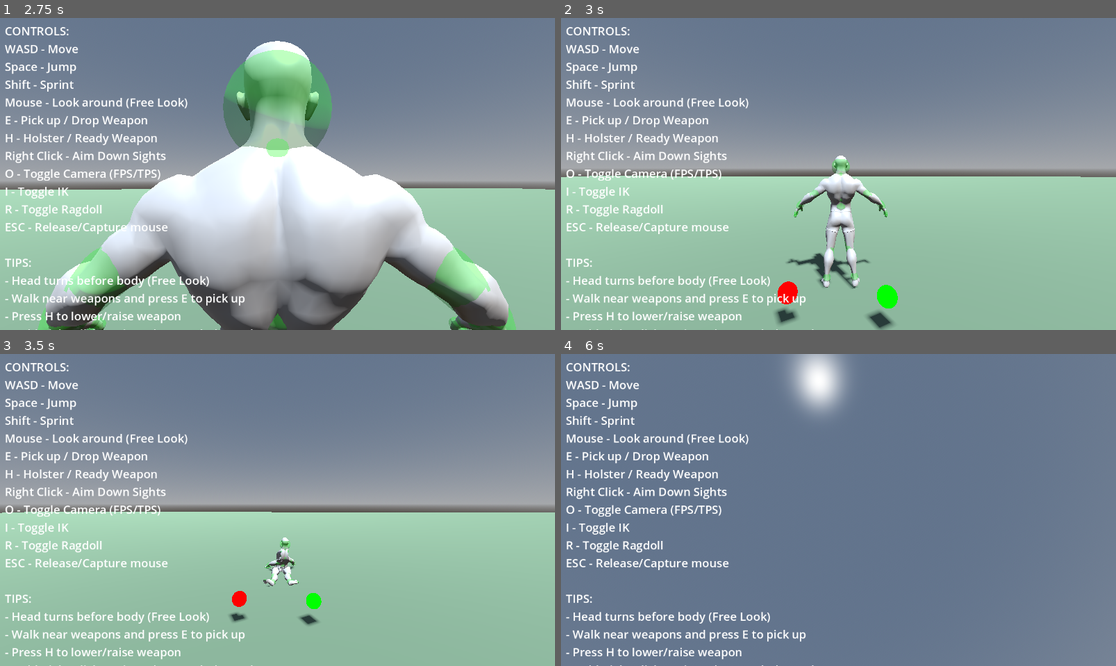
Above: before the commit, frames 1-4 (two rows, left to right).
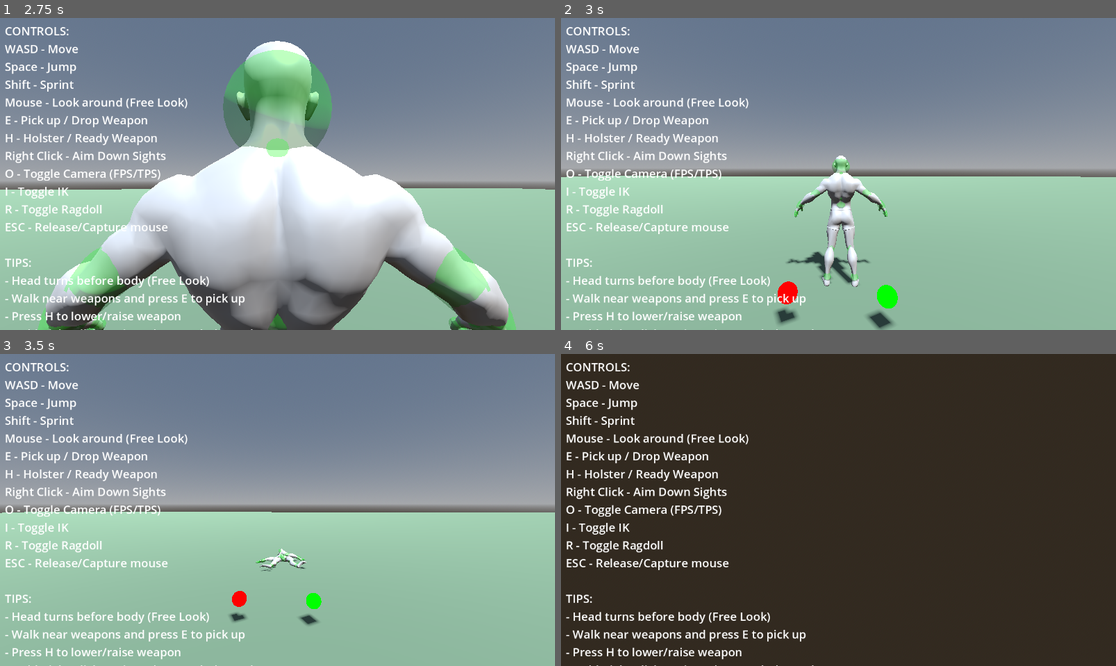
Above: after the commit, the same moments.

Repository: lmf-git/fpsikanimragdoll
Game: Godot game, scene res://world.tscn
The game is run twice, just before and just after one commit, with the same random seed, the same clock (stepped at 60 frames per second) and the same inputs.
Inputs (mouse positions are in pixels of both pictures, inside the frame that each line leads up to):
- Up to frame 1 (2.75 s): tap Enter at 0.5 s; move the mouse to (305, 174) at 0.52 s; hold Shift (sprint) 0.53-1.28 s; hold W (move_forward) from 0.53 s (still down); click (305, 174) at 0.67 s; tap Space (jump) at 0.77, 1.52 s; move the mouse to (249, 174) at 1.27 s; tap O (toggle_camera) at 1.35 s; move the mouse to (288, 167) at 2.02 s; hold I (toggle_ik) from 2.03 s (still down)
- Up to frame 2 (3 s): keep holding W (move_forward); move the mouse to (832, 180) at 2.77 s; release I (toggle_ik) at 2.78 s; tap R (toggle_ragdoll) at 2.85 s; click (832, 180) at 2.92 s
- Up to frame 3 (3.5 s): keep holding W (move_forward); tap Space (jump) at 3.02 s
- Up to frame 4 (6 s): move the mouse to (877, 513) at 3.52 s; tap E at 3.6 s; tap Space (jump) at 3.77, 4.52, 5.75 s; move the mouse to (794, 506) at 4.27 s; tap H at 4.35 s; move the mouse to (844, 510) at 5.02 s; hold Shift (sprint) 5.03-5.78 s; click (844, 510) at 5.17 s; move the mouse to (816, 503) at 5.77 s; release W (move_forward) at 5.78 s; hold D (move_right) from 5.78 s (still down); tap O (toggle_camera) at 5.85 s

Frame 1 is identical in both runs. In frame 2, 0.8% of the frame differs, in the area x 41-59%, y 44-87%; in frame 3, 0.5%; in frame 4, 98%, in the area x 0-100%, y 0-100%.

Commit message:
Overhaul ragdoll physics for realistic natural movement
- Change torso from HINGE to CONE joints for natural twisting
- Increase joint limits to realistic human ranges (45-90° swing)
- Reduce damping from 0.95 to 0.4-0.6 for natural movement
- Lower masses: torso 3kg (was 10kg), head 2.5kg (was 5kg)
- Reduce physics damping: linear 0.3 (was 2.0), angular 0.5 (was 5.0)
- Add slight constraint softness (0.1) for natural feel
- Ragdoll now moves realistically instead of being overly stiff

Diff:
--- a/character_controller.gd
+++ b/character_controller.gd
@@ -506,10 +506,9 @@
 			debug_mesh.owner = physical_bone
 
 		# CRITICAL: Configure joint to connect to parent bone
-		# Use HINGE for single-axis rotation to prevent unwanted multi-axis spinning
-		# HINGE joints: knees, elbows, ankles, wrists, AND torso/spine/neck/head for controlled bending
-		# Don't use NONE - it disconnects bones completely!
-		var use_hinge = bone_suffix in ["Lower_Leg", "L_Lower_Leg", "R_Lower_Leg", "Lower_Arm", "L_Lower_Arm", "R_Lower_Arm", "Foot", "L_Foot", "R_Foot", "Hand", "L_Hand", "R_Hand", "Spine", "Chest", "Upper_Chest", "Neck", "Head"]
+		# Use HINGE only for knees, elbows, ankles, wrists (one-axis joints)
+		# Use CONE for torso/shoulders/hips to allow natural twisting and bending
+		var use_hinge = bone_suffix in ["Lower_Leg", "L_Lower_Leg", "R_Lower_Leg", "Lower_Arm", "L_Lower_Arm", "R_Lower_Arm", "Foot", "L_Foot", "R_Foot", "Hand", "L_Hand", "R_Hand"]
 
 		if use_hinge:
 			physical_bone.joint_type = PhysicalBone3D.JOINT_TYPE_HINGE
@@ -518,168 +517,136 @@
 
 		physical_bone.joint_offset = Transform3D()  # No offset from bone
 
-		# Joint limits - EXTREMELY tight constraints, near-rigid skeleton
-		var swing_limit = deg_to_rad(5)   # Default almost rigid
-		var twist_limit = deg_to_rad(2)   # Almost no twist
-		var damping = 0.95  # Very high damping = very stiff
-		var bias = 0.95     # Very high bias = rigid response
-
-		# Ultra-specific constraints - allow natural bending but prevent excessive movement
-		# Store separate forward/backward limits for torso (for HINGE joints)
-		var forward_limit = swing_limit
-		var backward_limit = swing_limit
-
+		# Joint limits - Realistic human body ranges of motion
+		var swing_limit = deg_to_rad(30)   # Default moderate flexibility
+		var twist_limit = deg_to_rad(20)   # Default twist
+		var damping = 0.5   # Moderate damping for natural movement
+		var bias = 0.5      # Moderate bias
+
+		# Realistic human joint ranges
 		if bone_suffix in ["Hips"]:
-			# Hips/pelvis - very restricted backward, allow some forward bend
-			forward_limit = deg_to_rad(15)   # Can bend forward for natural posing
-			backward_limit = deg_to_rad(5)   # Very limited backward bend to prevent arching
-			swing_limit = forward_limit  # For CONE joints if used
-			twist_limit = deg_to_rad(5)  # Minimal twist
-			damping = 0.98
-			bias = 0.98
+			# Hips/pelvis - allow natural bending and twisting
+			swing_limit = deg_to_rad(45)   # Natural hip flexion/extension
+			twist_limit = deg_to_rad(30)   # Hip rotation
+			damping = 0.6
+			bias = 0.6
 		elif bone_suffix in ["Spine"]:
-			# Lower spine - allow forward flex, restrict backward
-			forward_limit = deg_to_rad(20)   # Can bend forward
-			backward_limit = deg_to_rad(10)  # Limited backward bend
-			swing_limit = forward_limit  # For CONE joints if used
-			twist_limit = deg_to_rad(10)  # Some twist for natural movement
-			damping = 0.95
-			bias = 0.95
+			# Lower spine - flexible for bending
+			swing_limit = deg_to_rad(50)   # Good forward/back range
+			twist_limit = deg_to_rad(40)   # Can twist well
+			damping = 0.5
+			bias = 0.5
 		elif bone_suffix in ["Chest", "Upper_Chest"]:
-			# Upper torso - very restricted backward
-			forward_limit = deg_to_rad(15)  # Can bend forward
-			backward_limit = deg_to_rad(5)  # Very limited backward bend
-			swing_limit = forward_limit  # For CONE joints if used
-			twist_limit = deg_to_rad(8)   # Limited twist
-			damping = 0.96
-			bias = 0.96
+			# Upper torso - moderate flexibility
+			swing_limit = deg_to_rad(40)   # Natural chest bending
+			twist_limit = deg_to_rad(35)   # Torso rotation
+			damping = 0.55
+			bias = 0.55
 		elif bone_suffix in ["Neck"]:
-			# Neck - allow natural head drooping
-			swing_limit = deg_to_rad(25)  # Can bend forward/back/side
-			twist_limit = deg_to_rad(15)  # Some twist
-			damping = 0.92
-			bias = 0.92
+			# Neck - good range of motion
+			swing_limit = deg_to_rad(60)   # Can look up/down/side
+			twist_limit = deg_to_rad(45)   # Can turn head
+			damping = 0.4
+			bias = 0.4
 		elif bone_suffix in ["Head"]:
-			# Head - more freedom for natural resting
-			swing_limit = deg_to_rad(30)  # Can loll naturally
-			twist_limit = deg_to_rad(20)  # Some rotation
-			damping = 0.90
-			bias = 0.90
+			# Head - natural movement
+			swing_limit = deg_to_rad(70)   # Full head movement
+			twist_limit = deg_to_rad(50)   # Head rotation
+			damping = 0.4
+			bias = 0.4
 		elif "Shoulder" in bone_suffix:
-			# Shoulders - very restricted
-			swing_limit = deg_to_rad(5)   # Minimal movement
-			twist_limit = deg_to_rad(2)   # Almost no twist
-			damping = 0.98
-			bias = 0.98
+			# Shoulders - allow natural shoulder movement
+			swing_limit = deg_to_rad(30)   # Shoulder can move
+			twist_limit = deg_to_rad(20)   # Some rotation
+			damping = 0.6
+			bias = 0.6
 		elif bone_suffix in ["Upper_Leg", "L_Upper_Leg", "R_Upper_Leg"]:
-			# Upper legs - allow natural hip movement but keep controlled
-			swing_limit = deg_to_rad(60)   # Can swing forward/back naturally
-			twist_limit = deg_to_rad(20)   # Some twist at hip
-			damping = 0.90
-			bias = 0.90
+			# Upper legs - natural hip movement
+			swing_limit = deg_to_rad(90)   # Can swing forward/back naturally
+			twist_limit = deg_to_rad(45)   # Hip rotation
+			damping = 0.5
+			bias = 0.5
 		elif bone_suffix in ["Lower_Leg", "L_Lower_Leg", "R_Lower_Leg"]:
 			# HINGE: Lower legs (knees) - one direction only
-			# For hinge joints, only swing matters
-			swing_limit = deg_to_rad(120)  # Can bend backward
+			swing_limit = deg_to_rad(130)  # Can bend fully
 			twist_limit = deg_to_rad(0)    # No twist on hinge
-			damping = 0.95
-			bias = 0.95
+			damping = 0.5
+			bias = 0.5
 		elif bone_suffix in ["Foot", "L_Foot", "R_Foot"]:
-			# HINGE: Feet/ankles - VERY tight to prevent body rotation
-			swing_limit = deg_to_rad(5)  # Minimal flex only
-			twist_limit = deg_to_rad(0)  # No twist on hinge
-			damping = 1.0
-			bias = 1.0
+			# HINGE: Feet/ankles - natural ankle flex
+			swing_limit = deg_to_rad(45)   # Natural ankle flexion
+			twist_limit = deg_to_rad(0)    # No twist on hinge
+			damping = 0.5
+			bias = 0.5
 		elif bone_suffix in ["Toes", "L_Toes", "R_Toes"]:
-			# Toes - almost locked
-			swing_limit = deg_to_rad(1)
-			twist_limit = deg_to_rad(0.1)
-			damping = 0.998
-			bias = 0.998
+			# Toes - can flex
+			swing_limit = deg_to_rad(30)
+			twist_limit = deg_to_rad(10)
+			damping = 0.6
+			bias = 0.6
 		elif bone_suffix in ["Upper_Arm", "L_Upper_Arm", "R_Upper_Arm"]:
-			# Upper arms - allow natural shoulder movement but prevent excessive backward swing
-			swing_limit = deg_to_rad(60)   # Reduced from 80 to prevent backward bending
-			twist_limit = deg_to_rad(20)   # Reduced from 30 to prevent excessive rotation
-			damping = 0.85
-			bias = 0.85
+			# Upper arms - full shoulder range
+			swing_limit = deg_to_rad(90)   # Full arm swing
+			twist_limit = deg_to_rad(45)   # Arm rotation
+			damping = 0.4
+			bias = 0.4
 		elif bone_suffix in ["Lower_Arm", "L_Lower_Arm", "R_Lower_Arm"]:
 			# HINGE: Lower arms (elbows) - one direction only
-			swing_limit = deg_to_rad(140)  # Can bend
+			swing_limit = deg_to_rad(145)  # Full elbow bend
 			twist_limit = deg_to_rad(0)    # No twist on hinge
-			damping = 0.95
-			bias = 0.95
+			damping = 0.5
+			bias = 0.5
 		elif bone_suffix in ["Hand", "L_Hand", "R_Hand"]:
-			# HINGE: Hands/wrists - only bend up/down realistically
-			swing_limit = deg_to_rad(70)  # Can flex at wrist
-			twist_limit = deg_to_rad(0)   # No twist on hinge
-			damping = 0.95
-			bias = 0.95
+			# HINGE: Hands/wrists - realistic wrist movement
+			swing_limit = deg_to_rad(80)   # Wrist flexion
+			twist_limit = deg_to_rad(0)    # No twist on hinge
+			damping = 0.5
+			bias = 0.5
 		elif "Finger" in bone_suffix or "Thumb" in bone_suffix or "Index" in bone_suffix or "Middle" in bone_suffix or "Ring" in bone_suffix or "Little" in bone_suffix:
-			# Fingers - almost locked
-			swing_limit = deg_to_rad(2)
-			twist_limit = deg_to_rad(0.1)
-			damping = 0.998
-			bias = 0.998
+			# Fingers - natural finger bending
+			swing_limit = deg_to_rad(70)
+			twist_limit = deg_to_rad(10)
+			damping = 0.6
+			bias = 0.6
 
 		# Apply limits based on joint type
 		if use_hinge:
-			# Hinge joints use different constraint properties
-			# For limbs (knees/elbows): only bend one way (forward, NOT backward/hyperextension)
-			# For torso (spine/neck/head): allow bending both ways but with asymmetric limits
-			if bone_suffix in ["Hips", "Spine", "Chest", "Upper_Chest", "Neck", "Head"]:
-				# Torso can bend forward and backward, but with separate limits
-				# Negative = backward, Positive = forward
-				physical_bone.set("joint_constraints/angular_limit_lower", -backward_limit)  # Restricted backward
-				physical_bone.set("joint_constraints/angular_limit_upper", forward_limit)    # More forward bend
-			else:
-				# Limbs only bend forward, NO backward bending (prevents hyperextension)
-				# 0 = straight/rest position, positive = bend forward, negative = hyperextend (bad!)
-				physical_bone.set("joint_constraints/angular_limit_lower", 0)  # Prevent hyperextension
-				physical_bone.set("joint_constraints/angular_limit_upper", swing_limit)  # Allow forward bend
+			# Hinge joints for knees/elbows/ankles/wrists - one direction only
+			# Prevent hyperextension by limiting to forward bend only
+			physical_bone.set("joint_constraints/angular_limit_lower", 0)  # Prevent hyperextension
+			physical_bone.set("joint_constraints/angular_limit_upper", swing_limit)  # Allow forward bend
 			physical_bone.set("joint_constraints/angular_limit_enabled", true)
 		else:
-			# Cone joints
+			# Cone joints for torso, shoulders, hips - allow multi-axis movement
 			physical_bone.set("joint_constraints/swing_span", swing_limit)
 			physical_bone.set("joint_constraints/twist_span", twist_limit)
 
-		# EXTREMELY stiff joints - nearly rigid skeleton
-		# For torso, upper body, and leg bones, apply maximum constraint enforcement
-		if bone_suffix in ["Hips", "Spine", "Chest", "Upper_Chest", "Neck", "Head", "Shoulder", "L_Shoulder", "R_Shoulder", "Upper_Arm", "L_Upper_Arm", "R_Upper_Arm", "Upper_Leg", "L_Upper_Leg", "R_Upper_Leg", "Foot", "L_Foot", "R_Foot"]:
-			# Maximum constraint enforcement - absolutely no give
-			physical_bone.set("joint_constraints/bias", 1.0)
-			physical_bone.set("joint_constraints/damping", 1.0)
-			physical_bone.set("joint_constraints/softness", 0.0)
-			physical_bone.set("joint_constraints/relaxation", 1.0)
-			physical_bone.set("joint_constraints/erp", 1.0)  # Error reduction parameter - maximum
-			physical_bone.set("joint_constraints/cfm", 0.0)  # Constraint force mixing - zero (rigid)
+		# Apply constraint parameters for natural movement
+		physical_bone.set("joint_constraints/bias", bias)
+		physical_bone.set("joint_constraints/damping", damping)
+		physical_bone.set("joint_constraints/softness", 0.1)  # Slight softness for natural feel
+		physical_bone.set("joint_constraints/relaxation", 0.8)
+
+		# Physics properties - realistic masses
+		if bone_suffix in ["Hips", "Spine", "Chest", "Upper_Chest"]:
+			physical_bone.mass = 3.0  # Torso segments
+		elif bone_suffix in ["Head"]:
+			physical_bone.mass = 2.5  # Head weight
+		elif bone_suffix in ["Neck"]:
+			physical_bone.mass = 1.0  # Neck
+		elif bone_suffix in ["Upper_Leg", "L_Upper_Leg", "R_Upper_Leg"]:
+			physical_bone.mass = 2.0  # Thighs are heavy
+		elif bone_suffix in ["Upper_Arm", "L_Upper_Arm", "R_Upper_Arm"]:
+			physical_bone.mass = 1.5  # Upper arms
 		else:
-			# Standard stiffness for other bones
-			physical_bone.set("joint_constraints/bias", bias)
-			physical_bone.set("joint_constraints/damping", damping)
-			physical_bone.set("joint_constraints/softness", 0.0)
-			physical_bone.set("joint_constraints/relaxation", 1.0)
-
-		# Physics properties - add damping to resist all motion
-		# Make torso/head MUCH heavier to act as anchor and resist spinning
-		if bone_suffix in ["Hips", "Spine", "Chest", "Upper_Chest"]:
-			physical_bone.mass = 10.0  # Very heavy torso to prevent spinning
-		elif bone_suffix in ["Head"]:
-			physical_bone.mass = 5.0  # Heavy head to prevent spinning
-		elif bone_suffix in ["Neck"]:
-			physical_bone.mass = 3.0  # Heavy neck to prevent spinning
-		else:
-			physical_bone.mass = 1.0  # Normal mass for limbs
-
-		physical_bone.friction = 1.0  # Maximum friction
+			physical_bone.mass = 0.8  # Lighter limbs
+
+		physical_bone.friction = 0.8
 		physical_bone.bounce = 0.0
 
-		# Apply extreme damping for upper body and legs to prevent any rotation
-		if bone_suffix in ["Hips", "Spine", "Chest", "Upper_Chest", "Neck", "Head", "Shoulder", "L_Shoulder", "R_Shoulder", "Upper_Arm", "L_Upper_Arm", "R_Upper_Arm", "Upper_Leg", "L_Upper_Leg", "R_Upper_Leg", "Foot", "L_Foot", "R_Foot"]:
-			physical_bone.linear_damp = 2.0  # Extreme resistance to movement
-			physical_bone.angular_damp = 5.0  # Extreme resistance to rotation (prevents spinning)
-		else:
-			physical_bone.linear_damp = 0.8  # Strong resistance to linear movement
-			physical_bone.angular_damp = 0.99  # Extremely heavy resistance to rotation
+		# Moderate damping for natural movement
+		physical_bone.linear_damp = 0.3   # Allow movement
+		physical_bone.angular_damp = 0.5  # Moderate rotation resistance
 
 		# No axis locks needed - joint limits and damping provide control
 
